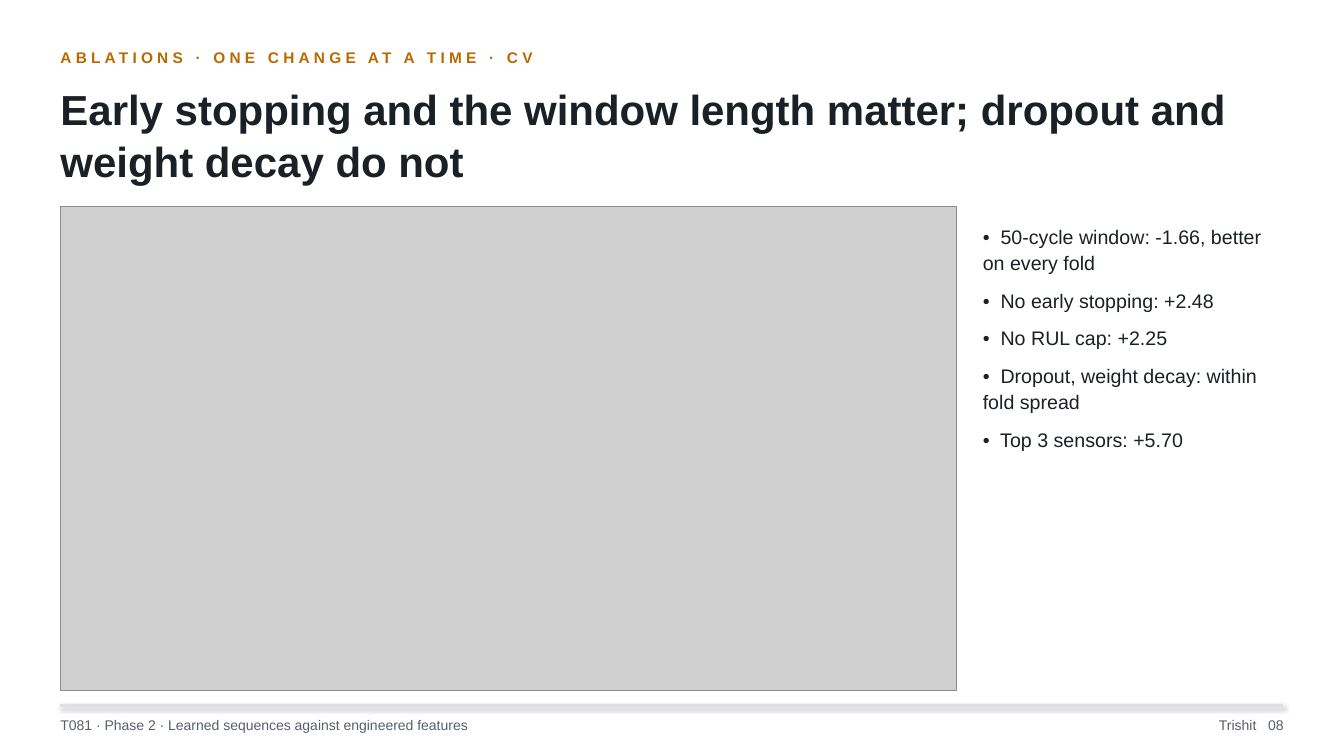
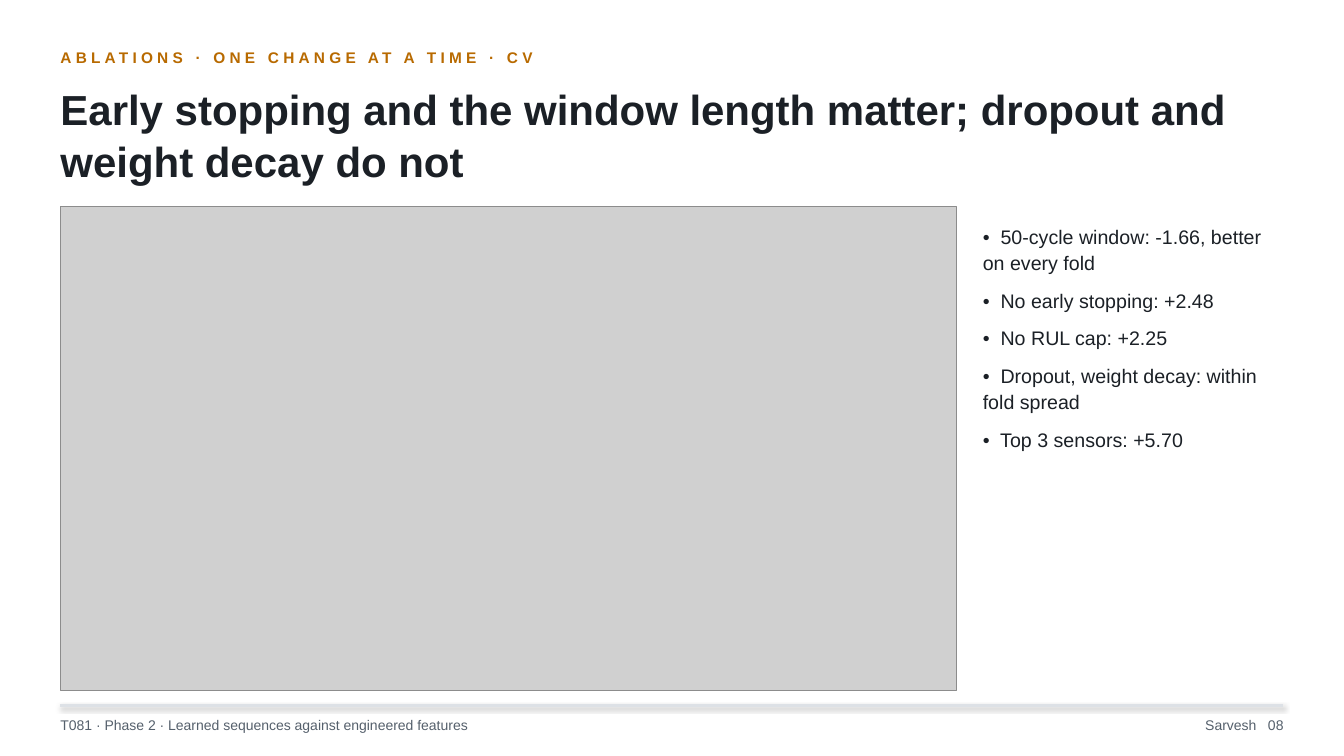
Before and after one commit to sarveshcore/t081-rul-prediction, a slide deck: slide 8 of slides/phase2_slides.pptx. Drawn at 1344x756 pixels with LibreOffice and Linux fonts; fonts in the diff are those of the drawing; grey boxes stand for pictures. Boxes give left, top, right and bottom in pixels: in the first picture for what was removed or moved away, otherwise in the second. Text is boxed around its words. In the diff, an @@ line names an element or a change of style, - is before the commit and + after.

```diff
--- a/slides/phase2_slides.pptx
+++ b/slides/phase2_slides.pptx
@@ text at (x1=1205, y1=720, x2=1284, y2=730): text changed @@
-Trishit 08
+Sarvesh 08
```
Also in this commit, not shown: 6 other slides changed, 3 other files.
